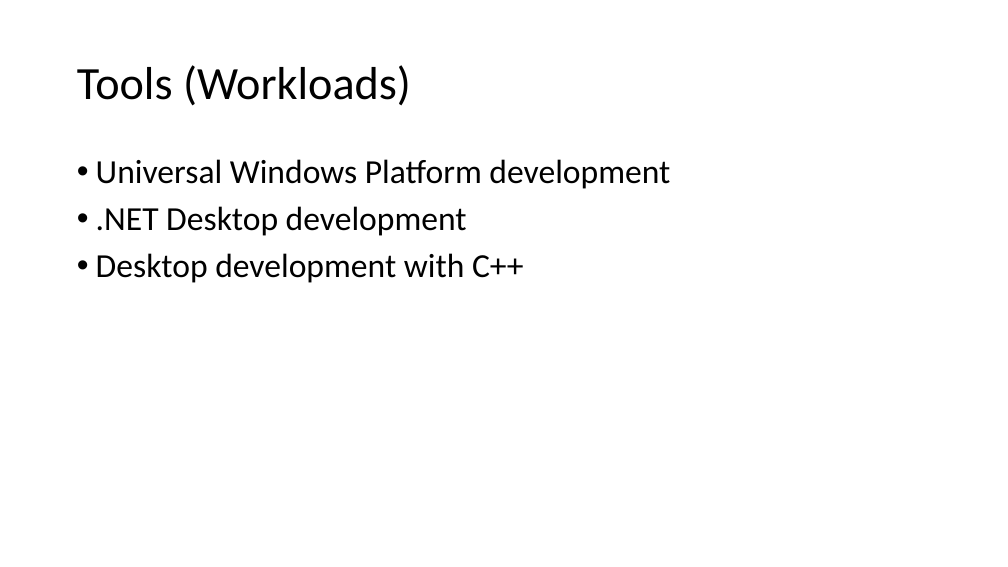
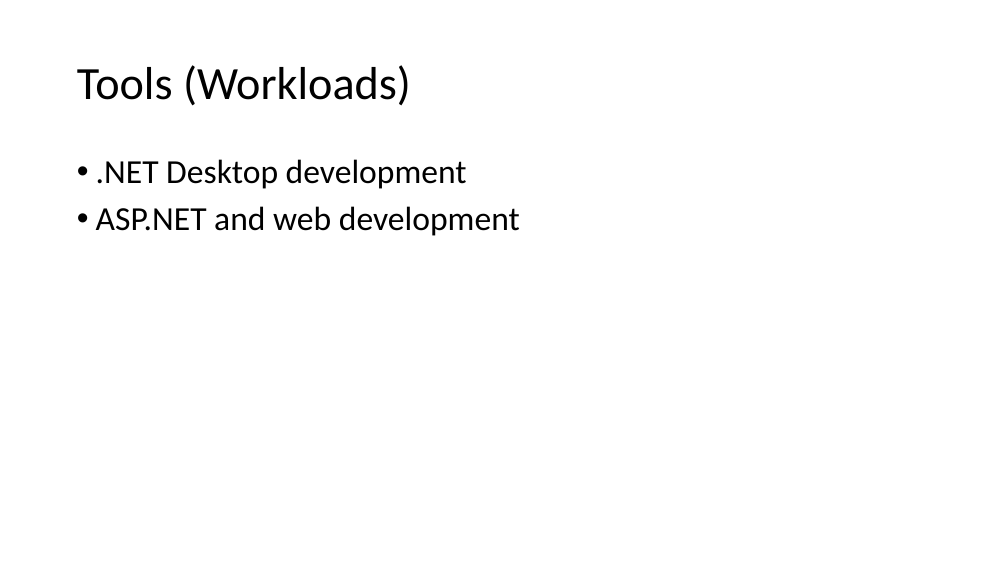
Before and after one commit to perslaursen/OOProg22, a slide deck: slide 6 of Chap/Start/Presentations/SoftwareTools.pptx (slide 7 before the commit). Drawn at 1008x567 pixels with LibreOffice and Linux fonts; fonts in the diff are those of the drawing. Boxes give left, top, right and bottom in pixels: in the first picture for what was removed or moved away, otherwise in the second. Text is boxed around its words. In the diff, an @@ line names an element or a change of style, - is before the commit and + after.

```diff
--- a/Chap/Start/Presentations/SoftwareTools.pptx
+++ b/Chap/Start/Presentations/SoftwareTools.pptx
@@ text at bbox=[96, 159, 670, 189]: paragraph removed @@
-• Universal Windows Platform development
@@ text at bbox=[96, 206, 520, 236]: text changed @@
-• Desktop development with C++
+• ASP.NET and web development
```
Also in this commit, not shown: 3 other slides changed, 2 slides added, 2 slides removed, 37 other files.
